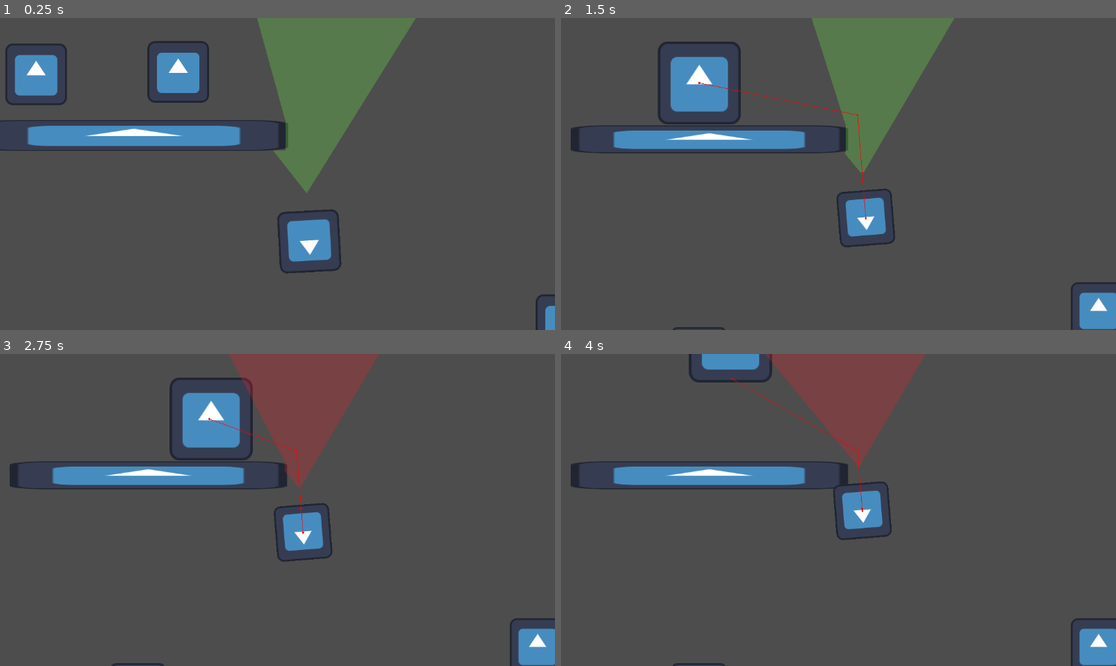
Above: before the commit, frames 1-4 (two rows, left to right).
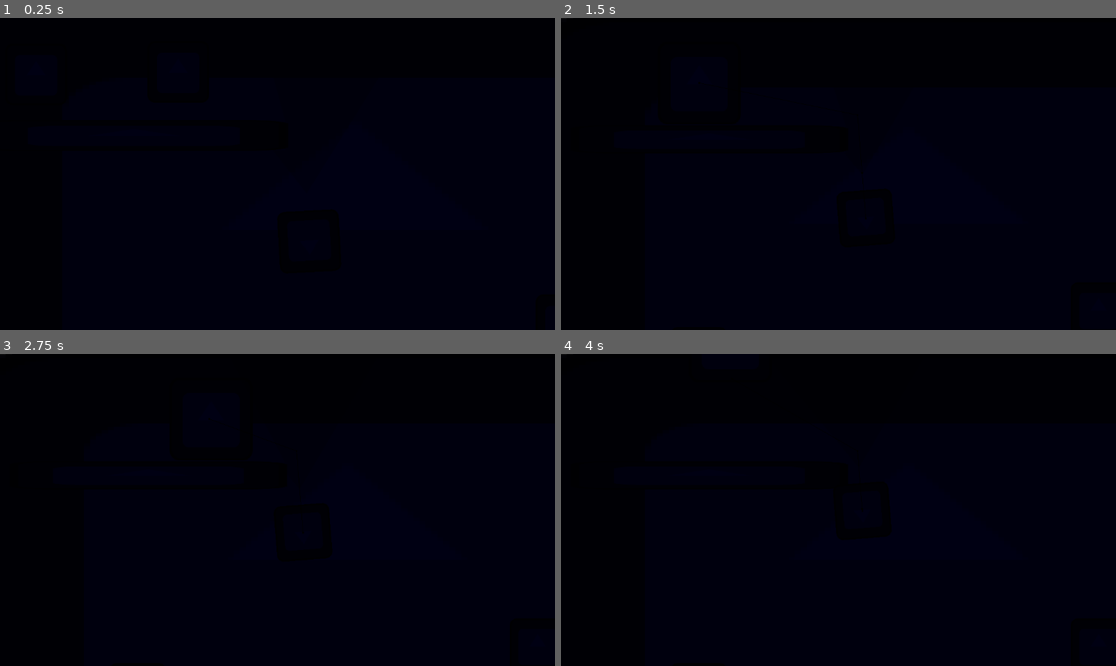
Above: after the commit, the same moments.

Repository: nvbeusekom/GMTK2024
Game: Godot game, scene res://Scenes/main.tscn
The game is run twice, just before and just after one commit, with the same random seed, the same clock (stepped at 60 frames per second) and the same inputs. The engine's default icon, where the game draws it, is replaced by a stand-in: a white triangle on a blue panel in a dark square.
Inputs:
- Up to frame 1 (0.25 s): no input
- Up to frame 2 (1.5 s): tap Enter (emit_sound) at 0.5, 0.6, 1.35 s; hold Right (move_right) 0.53-1.28 s; hold S (move_down) from 1.28 s (still down)
- Up to frame 3 (2.75 s): release S (move_down) at 2.03 s; hold Right (move_right) from 2.03 s (still down); tap Enter (emit_sound) at 2.1 s
- Up to frame 4 (4 s): release Right (move_right) at 2.78 s; hold W (move_up) 2.78-3.53 s; tap Enter (emit_sound) at 2.85, 3.6 s; hold A (move_left) from 3.53 s (still down)

The runs differ from the first frame. In frame 1, 100% of the frame differs, in the area x 0-100%, y 0-100%; in frame 2, 100%; in frame 3, 100%; in frame 4, 100%.

Commit message:
added player sprites

Diff:
--- a/Scenes/food.tscn
+++ b/Scenes/food.tscn
@@ -1,7 +1,7 @@
 [gd_scene load_steps=4 format=3 uid="uid://x3p0nrlr8igb"]
 
 [ext_resource type="Texture2D" uid="uid://b4afta61bmtjl" path="res://icon.svg" id="1_jukg3"]
-[ext_resource type="Script" path="res://Scenes/food.gd" id="1_tt1p6"]
+[ext_resource type="Script" path="res://Scripts/food.gd" id="1_tt1p6"]
 
 [sub_resource type="RectangleShape2D" id="RectangleShape2D_f2hqj"]
 size = Vector2(128, 128)
--- a/Scenes/main.tscn
+++ b/Scenes/main.tscn
@@ -1,6 +1,7 @@
-[gd_scene load_steps=6 format=3 uid="uid://b1gpfj6t7ql4e"]
+[gd_scene load_steps=10 format=3 uid="uid://b1gpfj6t7ql4e"]
 
 [ext_resource type="PackedScene" uid="uid://byn2ddgkgnwh3" path="res://Scenes/player.tscn" id="1_j32e4"]
+[ext_resource type="Texture2D" uid="uid://b4afta61bmtjl" path="res://icon.svg" id="1_wx2nf"]
 [ext_resource type="PackedScene" uid="uid://37hlcf3u6nug" path="res://Scenes/wall.tscn" id="2_7n00a"]
 [ext_resource type="PackedScene" uid="uid://dd321epjv74vk" path="res://Scenes/seeker.tscn" id="3_wllu7"]
 [ext_resource type="PackedScene" uid="uid://x3p0nrlr8igb" path="res://Scenes/food.tscn" id="4_4vvh3"]
@@ -10,7 +11,25 @@
 polygons = Array[PackedInt32Array]([PackedInt32Array(0, 1, 2, 3), PackedInt32Array(4, 0, 3, 5), PackedInt32Array(6, 4, 5, 7)])
 outlines = Array[PackedVector2Array]([PackedVector2Array(25, 287, 3, 777, 1435, 760, 1391, 25, 19, 13, 25, 180, 677, 183, 679, 311)])
 
+[sub_resource type="Gradient" id="Gradient_v1kis"]
+offsets = PackedFloat32Array(0, 0.559702, 1)
+colors = PackedColorArray(0, 0, 0, 1, 0.141791, 0.141791, 0.141791, 1, 1, 1, 1, 1)
+
+[sub_resource type="GradientTexture2D" id="GradientTexture2D_4c72q"]
+gradient = SubResource("Gradient_v1kis")
+
+[sub_resource type="Environment" id="Environment_44yj3"]
+background_mode = 3
+background_canvas_max_layer = 3
+adjustment_enabled = true
+adjustment_color_correction = SubResource("GradientTexture2D_4c72q")
+
 [node name="Main" type="Node2D"]
+
+[node name="Icon" type="Sprite2D" parent="."]
+position = Vector2(794.5, 420)
+scale = Vector2(13.8203, 7.51563)
+texture = ExtResource("1_wx2nf")
 
 [node name="Player" parent="." instance=ExtResource("1_j32e4")]
 position = Vector2(132, 112)
@@ -37,3 +56,9 @@
 
 [node name="Camera2D" type="Camera2D" parent="." groups=["camera"]]
 position = Vector2(633, 319)
+
+[node name="CanvasModulate" type="CanvasModulate" parent="."]
+color = Color(0, 0, 0.301961, 1)
+
+[node name="WorldEnvironment" type="WorldEnvironment" parent="."]
+environment = SubResource("Environment_44yj3")
--- a/Scenes/player.tscn
+++ b/Scenes/player.tscn
@@ -12,6 +12,7 @@
 script = ExtResource("1_hvitj")
 
 [node name="Sprite2D" type="Sprite2D" parent="CharacterBody2D"]
+light_mask = 3
 texture = ExtResource("2_hd0eu")
 
 [node name="CollisionShape2D" type="CollisionShape2D" parent="CharacterBody2D"]
--- a/Scenes/seeker.tscn
+++ b/Scenes/seeker.tscn
@@ -1,8 +1,9 @@
-[gd_scene load_steps=5 format=3 uid="uid://dd321epjv74vk"]
+[gd_scene load_steps=6 format=3 uid="uid://dd321epjv74vk"]
 
-[ext_resource type="Script" path="res://Scenes/Seeker.gd" id="1_42gxo"]
+[ext_resource type="Script" path="res://Scripts/Seeker.gd" id="1_42gxo"]
 [ext_resource type="Texture2D" uid="uid://b4afta61bmtjl" path="res://icon.svg" id="1_id5u0"]
 [ext_resource type="PackedScene" uid="uid://kf8tqdlm8c5t" path="res://addons/vision_cone_2d/vision_cone_2d_template.tscn" id="2_f6hvk"]
+[ext_resource type="Texture2D" uid="uid://c2orpk8hkat85" path="res://Assets/2d_lights_and_shadows_neutral_point_light.webp" id="4_ofeyr"]
 
 [sub_resource type="RectangleShape2D" id="RectangleShape2D_bpwm3"]
 size = Vector2(132, 132)
@@ -23,8 +24,20 @@
 [node name="VisionCone2D" parent="CharacterBody2D" instance=ExtResource("2_f6hvk")]
 position = Vector2(0, 100)
 
-[node name="VisionConeRenderer" parent="CharacterBody2D/VisionCone2D" index="0"]
-color = Color(0.431373, 0.929412, 0.278431, 0.286275)
+[node name="Texture light" type="PointLight2D" parent="CharacterBody2D/VisionCone2D"]
+visible = false
+energy = 0.7
+texture = ExtResource("4_ofeyr")
+texture_scale = 4.0
+
+[node name="Shadow" type="PointLight2D" parent="CharacterBody2D/VisionCone2D"]
+visible = false
+energy = 0.5
+shadow_enabled = true
+shadow_filter = 1
+shadow_filter_smooth = 3.0
+texture = ExtResource("4_ofeyr")
+texture_scale = 2.0
 
 [node name="NavigationAgent2D" type="NavigationAgent2D" parent="CharacterBody2D"]
 debug_enabled = true
--- a/Scenes/wall.tscn
+++ b/Scenes/wall.tscn
@@ -1,6 +1,9 @@
-[gd_scene load_steps=4 format=3 uid="uid://37hlcf3u6nug"]
+[gd_scene load_steps=5 format=3 uid="uid://37hlcf3u6nug"]
 
 [ext_resource type="Texture2D" uid="uid://b4afta61bmtjl" path="res://icon.svg" id="1_bor2k"]
+
+[sub_resource type="OccluderPolygon2D" id="OccluderPolygon2D_dr2ul"]
+polygon = PackedVector2Array(-63, 61, 62, 60, 61, -62, -62, -63)
 
 [sub_resource type="PhysicsMaterial" id="PhysicsMaterial_sriee"]
 
@@ -12,6 +15,9 @@
 [node name="Sprite2D" type="Sprite2D" parent="."]
 texture = ExtResource("1_bor2k")
 
+[node name="LightOccluder2D" type="LightOccluder2D" parent="Sprite2D"]
+occluder = SubResource("OccluderPolygon2D_dr2ul")
+
 [node name="StaticBody2D" type="StaticBody2D" parent="."]
 collision_layer = 3
 collision_mask = 3
--- a/project.godot
+++ b/project.godot
@@ -12,42 +12,43 @@
 
 config/name="GMTK2024"
 run/main_scene="res://Scenes/main.tscn"
-config/features=PackedStringArray("4.0", "GL Compatibility")
+config/features=PackedStringArray("4.3", "GL Compatibility")
 config/icon="res://icon.svg"
 
 [input]
 
 move_right={
 "deadzone": 0.5,
-"events": [Object(InputEventKey,"resource_local_to_scene":fa …(175 unchanged characters)… ode":4194321,"key_label":0,"unicode":0,"echo":false,"script":null)
-, Object(InputEventKey,"resource_local_to_scene":false,"reso …(163 unchanged characters)… eycode":68,"key_label":0,"unicode":100,"echo":false,"script":null)
+"events": [Object(InputEventKey,"resource_local_to_scene":fa …(175 unchanged characters)… ode":4194321,"key_label":0,"unicode":0,"location":0,"echo":false,"script":null)
+, Object(InputEventKey,"resource_local_to_scene":false,"reso …(163 unchanged characters)… eycode":68,"key_label":0,"unicode":100,"location":0,"echo":false,"script":null)
 ]
 }
 move_left={
 "deadzone": 0.5,
-"events": [Object(InputEventKey,"resource_local_to_scene":fa …(171 unchanged characters)… keycode":65,"key_label":0,"unicode":97,"echo":false,"script":null)
-, Object(InputEventKey,"resource_local_to_scene":false,"reso …(166 unchanged characters)… ode":4194319,"key_label":0,"unicode":0,"echo":false,"script":null)
+"events": [Object(InputEventKey,"resource_local_to_scene":fa …(171 unchanged characters)… keycode":65,"key_label":0,"unicode":97,"location":0,"echo":false,"script":null)
+, Object(InputEventKey,"resource_local_to_scene":false,"reso …(166 unchanged characters)… ode":4194319,"key_label":0,"unicode":0,"location":0,"echo":false,"script":null)
 ]
 }
 move_up={
 "deadzone": 0.5,
-"events": [Object(InputEventKey,"resource_local_to_scene":fa …(172 unchanged characters)… eycode":87,"key_label":0,"unicode":119,"echo":false,"script":null)
-, Object(InputEventKey,"resource_local_to_scene":false,"reso …(166 unchanged characters)… ode":4194320,"key_label":0,"unicode":0,"echo":false,"script":null)
+"events": [Object(InputEventKey,"resource_local_to_scene":fa …(172 unchanged characters)… eycode":87,"key_label":0,"unicode":119,"location":0,"echo":false,"script":null)
+, Object(InputEventKey,"resource_local_to_scene":false,"reso …(166 unchanged characters)… ode":4194320,"key_label":0,"unicode":0,"location":0,"echo":false,"script":null)
 ]
 }
 move_down={
 "deadzone": 0.5,
-"events": [Object(InputEventKey,"resource_local_to_scene":fa …(172 unchanged characters)… eycode":83,"key_label":0,"unicode":115,"echo":false,"script":null)
-, Object(InputEventKey,"resource_local_to_scene":false,"reso …(166 unchanged characters)… ode":4194322,"key_label":0,"unicode":0,"echo":false,"script":null)
+"events": [Object(InputEventKey,"resource_local_to_scene":fa …(172 unchanged characters)… eycode":83,"key_label":0,"unicode":115,"location":0,"echo":false,"script":null)
+, Object(InputEventKey,"resource_local_to_scene":false,"reso …(166 unchanged characters)… ode":4194322,"key_label":0,"unicode":0,"location":0,"echo":false,"script":null)
 ]
 }
 emit_sound={
 "deadzone": 0.5,
-"events": [Object(InputEventKey,"resource_local_to_scene":fa …(175 unchanged characters)… ode":4194309,"key_label":0,"unicode":0,"echo":false,"script":null)
+"events": [Object(InputEventKey,"resource_local_to_scene":fa …(175 unchanged characters)… ode":4194309,"key_label":0,"unicode":0,"location":0,"echo":false,"script":null)
 ]
 }
 
 [rendering]
 
+textures/canvas_textures/default_texture_filter=0
 renderer/rendering_method="gl_compatibility"
 renderer/rendering_method.mobile="gl_compatibility"
Binary file added: Assets/2d_lights_and_shadows_neutral_point_light.webp
Not shown, added: Assets/2d_lights_and_shadows_neutral_point_light.webp.import
Binary file added: Assets/Art/Playerfirstsize.ase
Binary file added: Assets/Art/Playerfirstsize1.png
Not shown, added: Assets/Art/Playerfirstsize1.png.import
Binary file added: Assets/Art/Playerfirstsize2.png
Not shown, added: Assets/Art/Playerfirstsize2.png.import
Binary file added: Assets/Art/Playersecondsize.ase
Binary file added: Assets/Art/Playersecondsize1.png
Not shown, added: Assets/Art/Playersecondsize1.png.import
Binary file added: Assets/Art/Playersecondsize2.png
Not shown, added: Assets/Art/Playersecondsize2.png.import
(and 8 more such lines)
